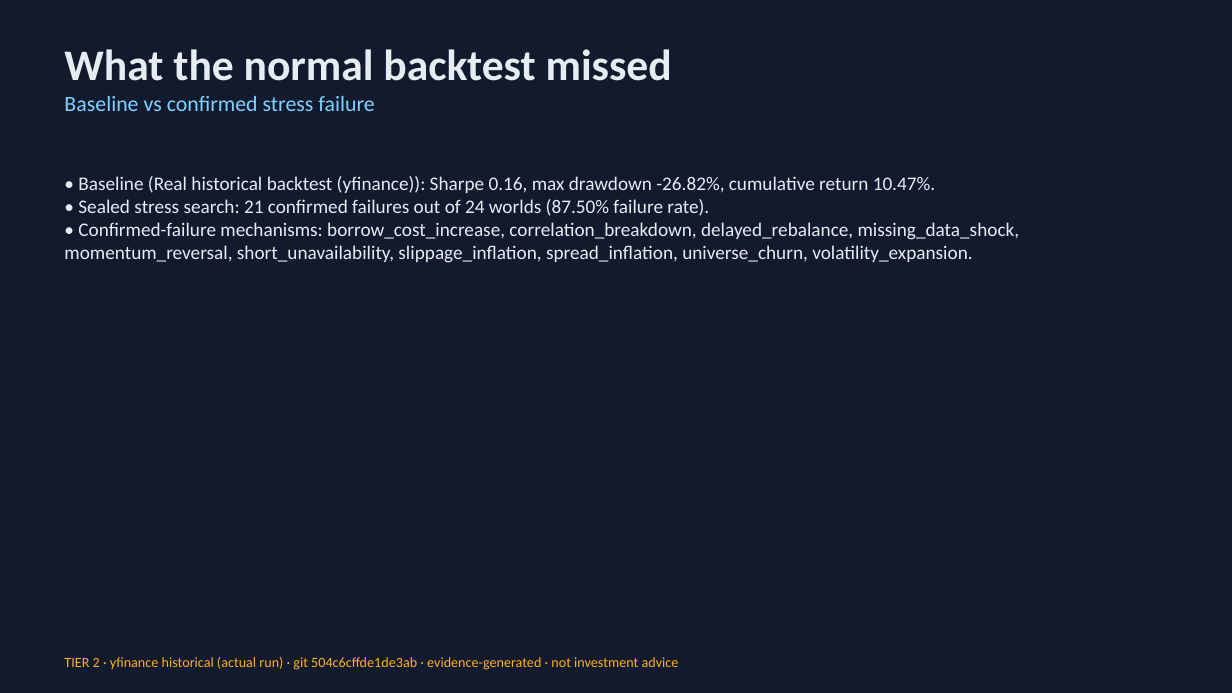
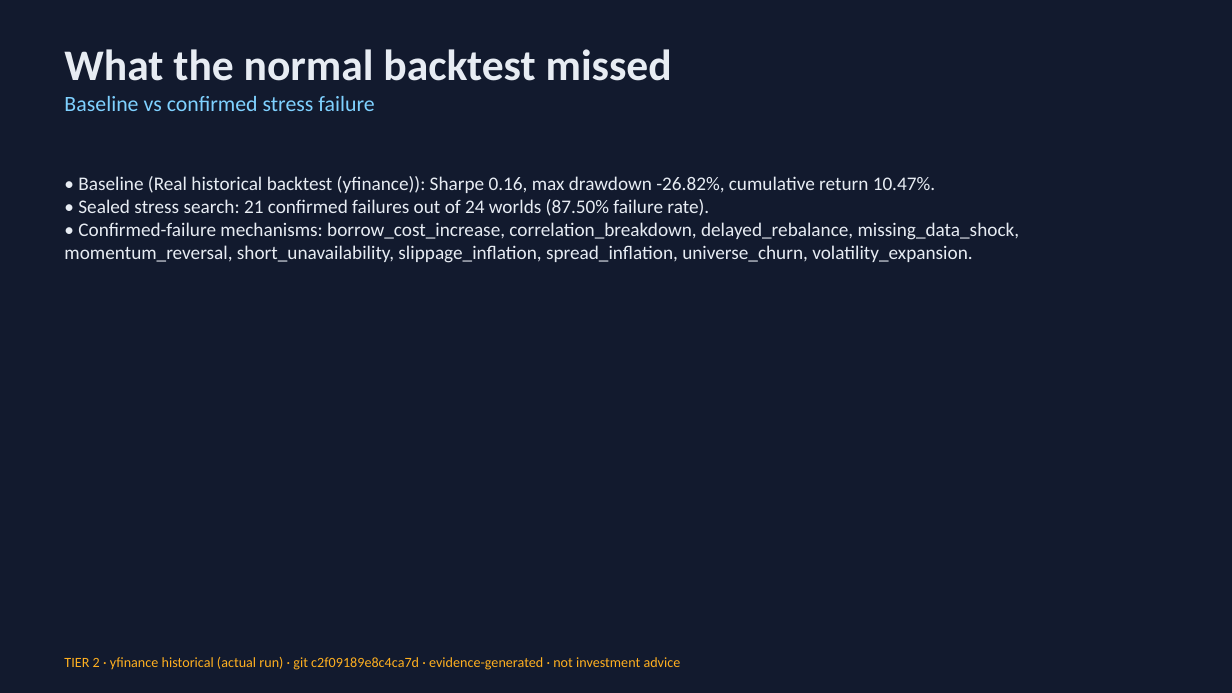
Before and after one commit to Scott-Switzer/market-fuzzer, a slide deck: slide 5 of app/static/pitch-deck/fenrix_deck.pptx. Drawn at 1232x693 pixels with LibreOffice and Linux fonts; fonts in the diff are those of the drawing. Boxes give left, top, right and bottom in pixels: in the first picture for what was removed or moved away, otherwise in the second. Text is boxed around its words. In the diff, an @@ line names an element or a change of style, - is before the commit and + after.

Commit message:
chore(fenrix-submission): regenerate committed deck + demo evidence at final HEAD
- fenrix_deck.pptx/pdf, pitch-deck/index.html, submission_demo_evidence.json
  rebuilt at c2f0918 so committed evidence git_sha matches branch HEAD

```diff
--- a/app/static/pitch-deck/fenrix_deck.pptx
+++ b/app/static/pitch-deck/fenrix_deck.pptx
@@ text at (64, 657, 681, 670): text changed @@
-TIER 2 · yfinance historical (actual run) · git 504c6cffde1de3ab · evidence-generated · not investment advice
+TIER 2 · yfinance historical (actual run) · git c2f09189e8c4ca7d · evidence-generated · not investment advice
```
Also in this commit, not shown: 3 other slides changed, 3 other files.
